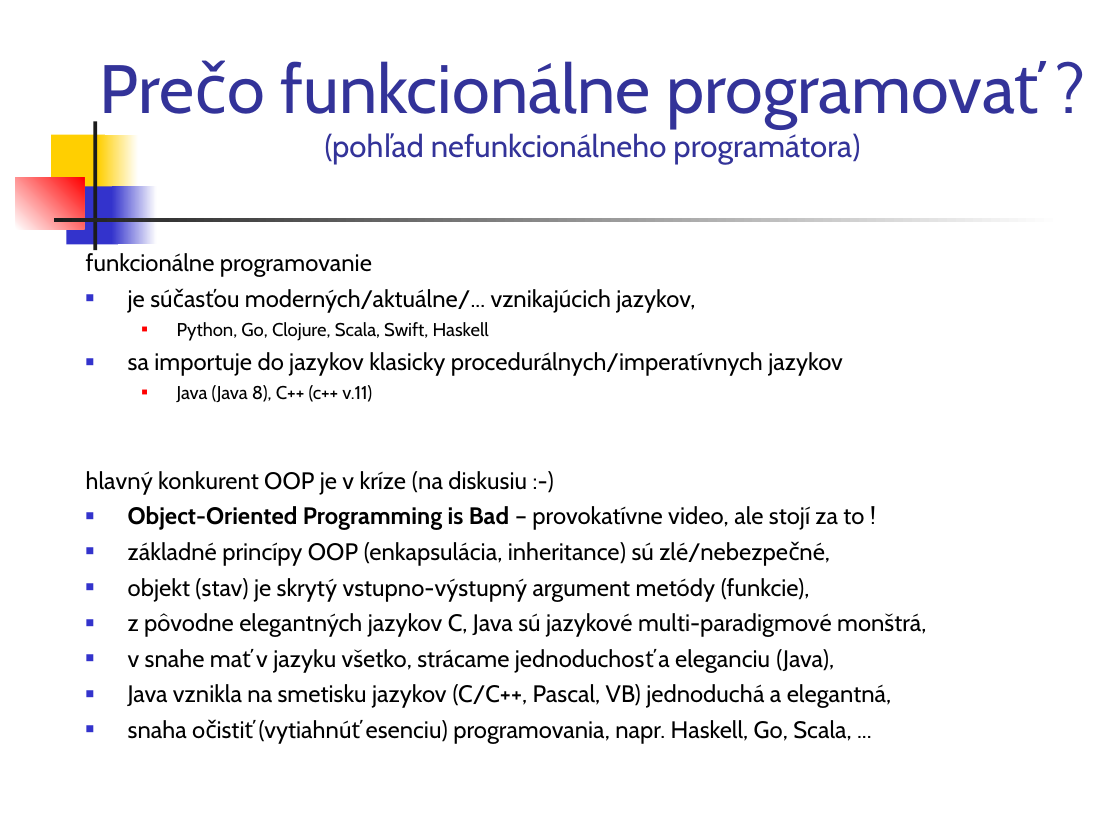
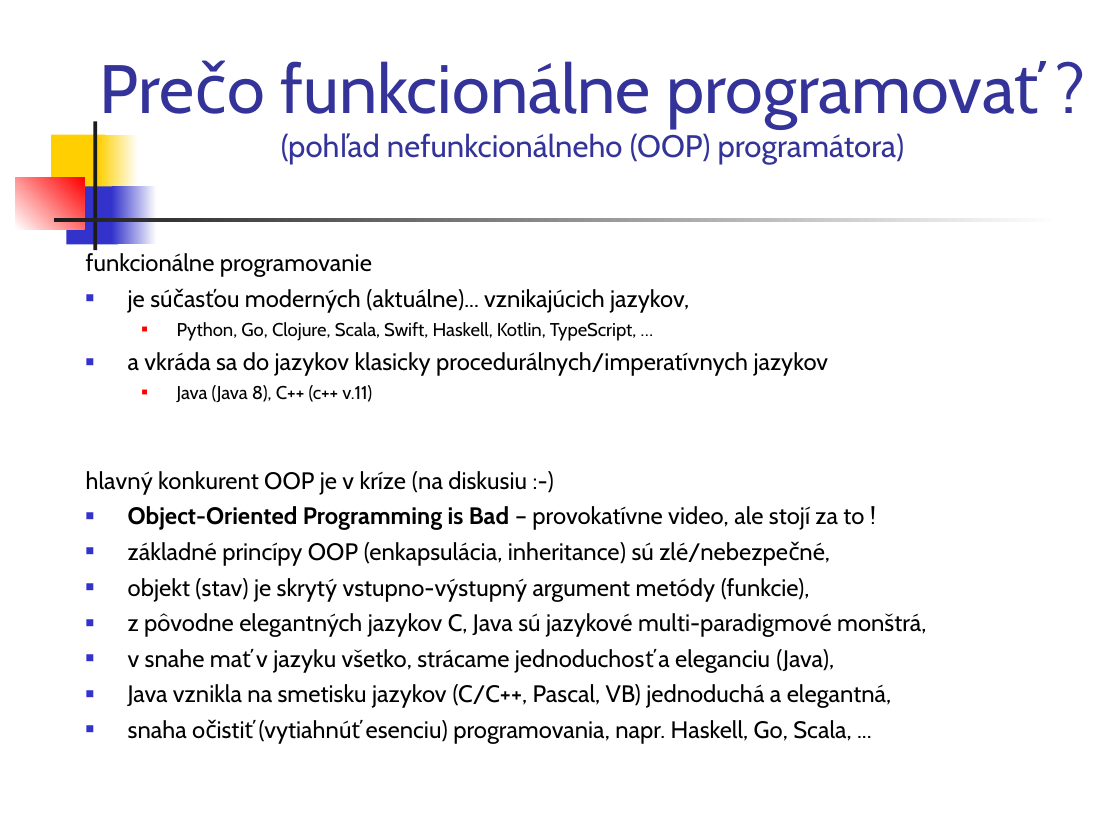
Before and after one commit to Funkcionalne/Prednasky, a slide deck: slide 3 of 01/01_fpro.ppt. Drawn at 1120x840 pixels with LibreOffice and Linux fonts; fonts in the diff are those of the drawing. Boxes give left, top, right and bottom in pixels: in the first picture for what was removed or moved away, otherwise in the second. Text is boxed around its words. In the diff, an @@ line names an element or a change of style, - is before the commit and + after.

```diff
--- a/01/01_fpro.ppt
+++ b/01/01_fpro.ppt
@@ title at [281,61,905,165]: text changed @@
-Prečo funkcionálne programovať ?
-(pohľad nefunkcionálneho programátora)
+Prečo funkcionálne programovať ?
+(pohľad nefunkcionálneho (OOP) programátora)
@@ text at [128,289,829,376]: text changed @@
-■ je súčasťou moderných/aktuálne/... vznikajúcich jazykov,
-  ■ Python, Go, Clojure, Scala, Swift, Haskell
-■ sa importuje do jazykov klasicky procedurálnych/imperatívnych jazykov
+■ je súčasťou moderných (aktuálne)... vznikajúcich jazykov,
+  ■ Python, Go, Clojure, Scala, Swift, Haskell, Kotlin, TypeScript, …
+■ a vkráda sa do jazykov klasicky procedurálnych/imperatívnych jazykov
```
Also in this commit, not shown: 8 other slides changed, 11 slides added, 8 slides removed, 4 other files.
